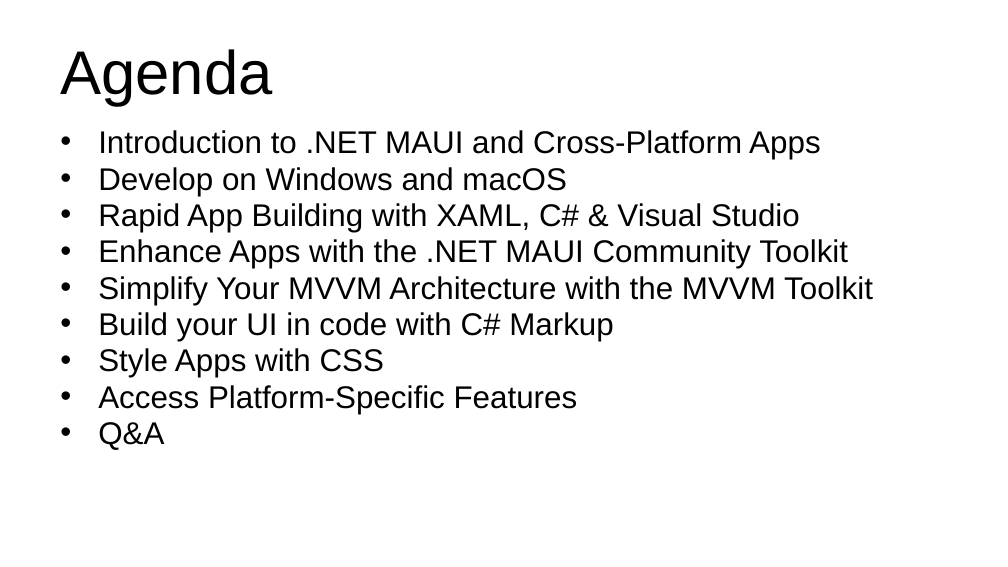
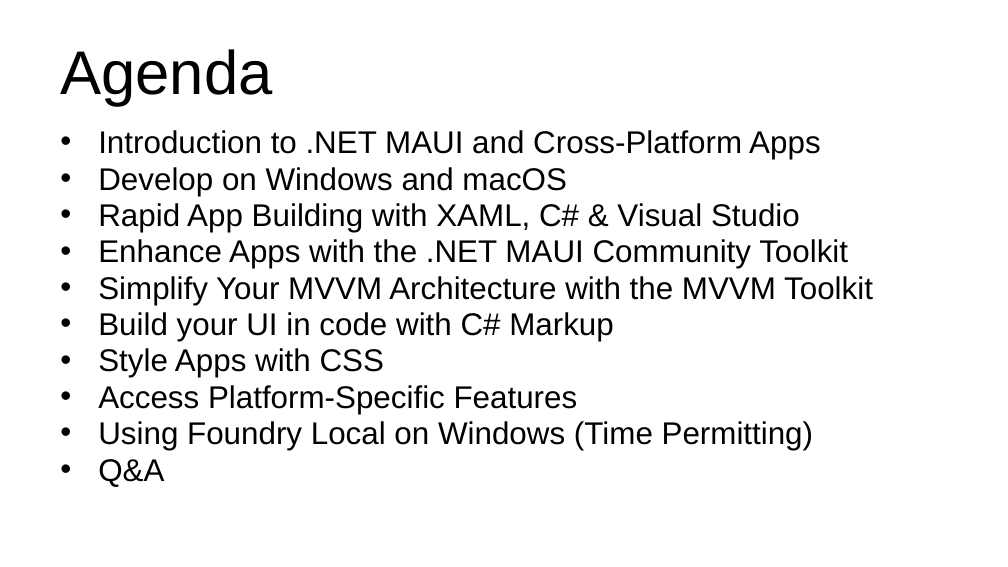
Before and after one commit to alvinashcraft/speaking, a slide deck: slide 4 of 2025/1116_VSLiveOrlando/Maui Toolkit/Create Multi-Platform Apps with .NET.pptx. Drawn at 1008x567 pixels with LibreOffice and Linux fonts; fonts in the diff are those of the drawing; background and template pictures are left out. Boxes give left, top, right and bottom in pixels: in the first picture for what was removed or moved away, otherwise in the second. Text is boxed around its words. In the diff, an @@ line names an element or a change of style, - is before the commit and + after.

```diff
--- a/2025/1116_VSLiveOrlando/Maui Toolkit/Create Multi-Platform Apps with .NET.pptx
+++ b/2025/1116_VSLiveOrlando/Maui Toolkit/Create Multi-Platform Apps with .NET.pptx
@@ text at [98,421,813,450]: paragraph added @@
+• Using Foundry Local on Windows (Time Permitting)
```
Also in this commit, not shown: 2 other slides changed, 2 other files.
